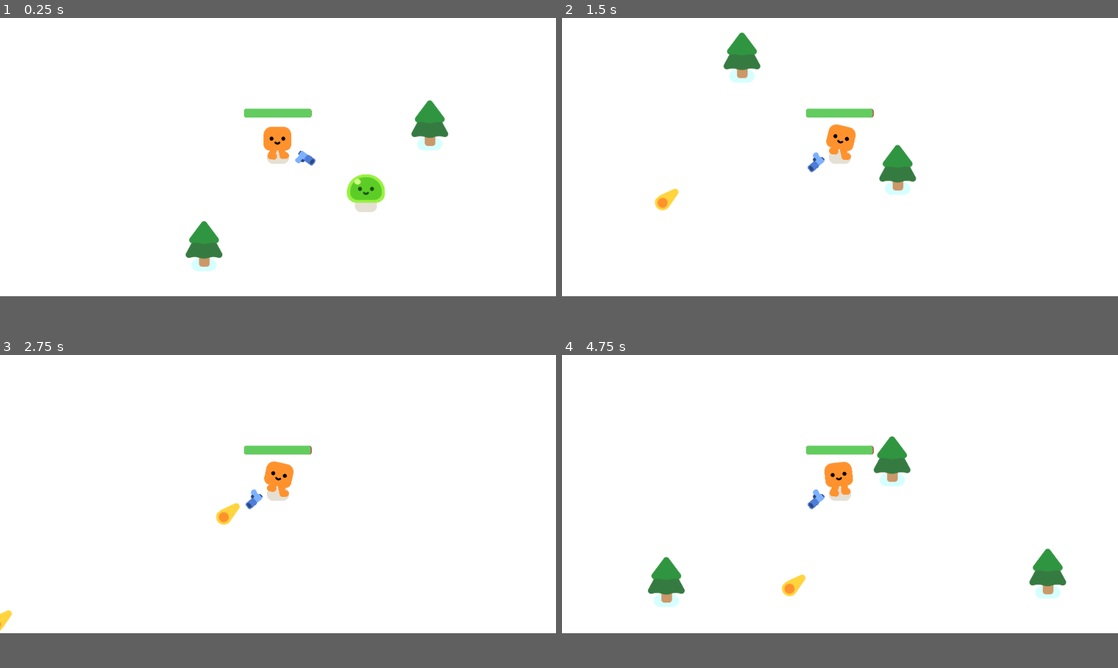
Above: before the commit, frames 1-4 (two rows, left to right).
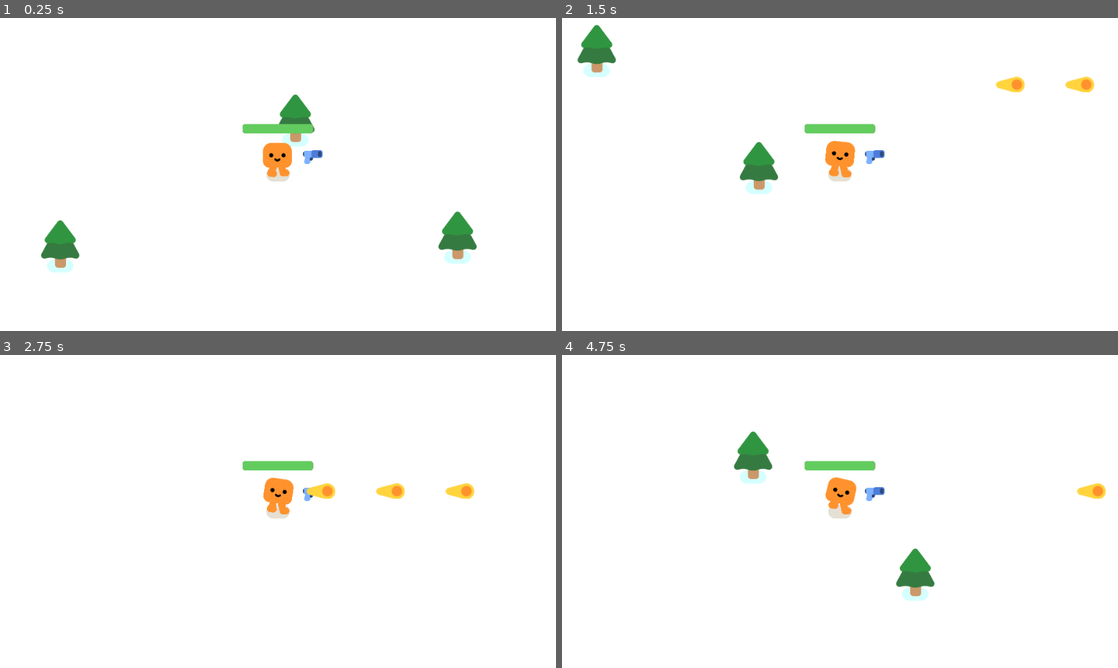
Above: after the commit, the same moments.

Repository: martindieck/gun-galore
Game: Godot game, scene res://game.tscn
The game is run twice, just before and just after one commit, with the same random seed, the same clock (stepped at 60 frames per second) and the same inputs.
Inputs:
- Up to frame 1 (0.25 s): no input
- Up to frame 2 (1.5 s): hold D (move_right) 0.53-1.28 s; hold S (move_down) from 1.28 s (still down)
- Up to frame 3 (2.75 s): release S (move_down) at 2.03 s; hold D (move_right) from 2.03 s (still down)
- Up to frame 4 (4.75 s): release D (move_right) at 2.78 s; hold W (move_up) 2.78-3.53 s; hold A (move_left) from 3.53 s (still down)
In our replay, the window is 800x400 before the commit and 800x450 after it. These sizes can differ from the game's own. Grey fills any space a smaller window leaves; there, only what the larger window draws over its background counts as a difference.

The runs differ from the first frame. In frame 1, 5.3% of the frame differs, in the area x 7-86%, y 24-82%; in frame 2, 5.0%; in frame 3, 2.3%; in frame 4, 5.5%, in the area x 15-98%, y 24-81%.

Commit message:
Added New Mob Function and Resized Game

Diff:
--- /dev/null
+++ b/game.gd
@@ -0,0 +1,7 @@
+extends Node2D
+
+func spawn_mob():
+	var new_mob = preload("res://enemy.tscn").instantiate()
+	%EnemyPath.progress_ratio = randf()
+	new_mob.global_position = %EnemyPath.global_position
+	add_child(new_mob)
--- a/game.tscn
+++ b/game.tscn
@@ -1,18 +1,25 @@
-[gd_scene load_steps=4 format=3 uid="uid://c2h7fdg8j8xhl"]
+[gd_scene load_steps=5 format=3 uid="uid://c2h7fdg8j8xhl"]
 
+[ext_resource type="Script" path="res://game.gd" id="1_enxxr"]
 [ext_resource type="PackedScene" uid="uid://c1x1drlovbauy" path="res://player.tscn" id="1_ojpeg"]
 [ext_resource type="PackedScene" uid="uid://dh2i21b3e3fe2" path="res://tree.tscn" id="2_tqjy5"]
-[ext_resource type="PackedScene" uid="uid://ber1v2styxdir" path="res://enemy.tscn" id="3_qtbwh"]
+
+[sub_resource type="Curve2D" id="Curve2D_6x45l"]
+_data = {
+"points": PackedVector2Array(0, 0, 0, 0, -79, -83, 0, 0, 0, 0, 1102, -83, 0, 0, 0, 0, 1102, 549, 0, 0, 0, 0, -77, 550, 0, 0, 0, 0, -79, -83)
+}
+point_count = 5
 
 [node name="Game" type="Node2D"]
 y_sort_enabled = true
+script = ExtResource("1_enxxr")
 
 [node name="CanvasLayer" type="CanvasLayer" parent="."]
 layer = -1
 
 [node name="ColorRect" type="ColorRect" parent="CanvasLayer"]
-offset_right = 1000.0
-offset_bottom = 500.0
+offset_right = 961.0
+offset_bottom = 541.0
 
 [node name="StaticBody2D" parent="." instance=ExtResource("2_tqjy5")]
 position = Vector2(530, 190)
@@ -24,7 +31,11 @@
 position = Vector2(124, 407)
 
 [node name="Player" parent="." instance=ExtResource("1_ojpeg")]
-position = Vector2(257, 215)
+position = Vector2(500, 251)
 
-[node name="Enemy" parent="." instance=ExtResource("3_qtbwh")]
-position = Vector2(481, 338)
+[node name="Path2D" type="Path2D" parent="."]
+curve = SubResource("Curve2D_6x45l")
+
+[node name="EnemyPath" type="PathFollow2D" parent="Path2D"]
+unique_name_in_owner = true
+position = Vector2(-79, -83)
--- a/player.tscn
+++ b/player.tscn
@@ -51,8 +51,6 @@
 
 [node name="HealthBar" type="ProgressBar" parent="."]
 unique_name_in_owner = true
-light_mask = 2
-visibility_layer = 2
 offset_left = -101.667
 offset_top = -145.0
 offset_right = 101.333
--- a/project.godot
+++ b/project.godot
@@ -81,8 +81,8 @@
 
 [display]
 
-window/size/viewport_width=1000
-window/size/viewport_height=500
+window/size/viewport_width=960
+window/size/viewport_height=540
 window/stretch/mode="viewport"
 
 [dotnet]
